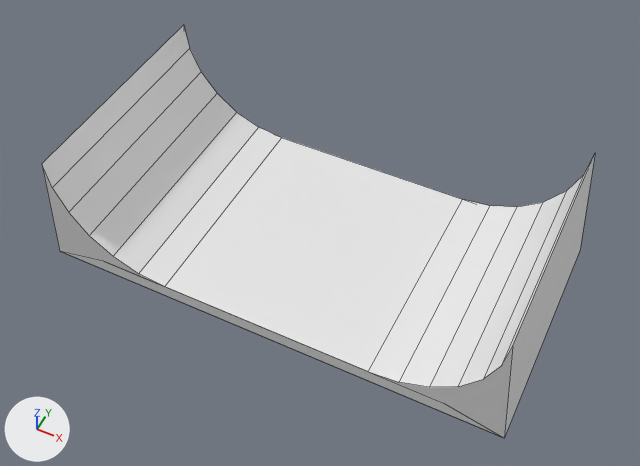
An edit to the Blender file Assets/Resources/materials/tileModels/slope2_prosta.blend, drawn before and after from the same camera.
Before and after are seen from a 50 mm camera at (18.4, -36.8, 47.9) aimed at (0.6, -1.2, 3.3). Lighting does not change. The marker at lower left points along +X, +Y and +Z. The first picture is the older version. Mesh edges are drawn as thin lines. Materials are left out; every surface is plain grey.

The older version as bpy lines, for what is in view:
```python
me_track17_pmd0_mesh_001 = bpy.data.meshes.new('TRACK17.PMD0.mesh.001')
me_track17_pmd0_mesh_001.from_pydata(...)  # 36 vertices, 20 faces; spans x -16.5..16.5, y -8.3..8.3, z 0.0..9.0
# faces by material slot: [2, 12, 2, 4]
me_track17_pmd0_mesh_001.materials.append(mat_trackset00_trk_c1_straight)
me_track17_pmd0_mesh_001.materials.append(mat_trackset00_trk_ubank)
me_track17_pmd0_mesh_001.materials.append(mat_trackset00_trk_ubankback)
me_track17_pmd0_mesh_001.materials.append(mat_trackset00_trk_curb)
me_track17_pmd0_mesh_004 = bpy.data.meshes.new('TRACK17.PMD0.mesh.004')
me_track17_pmd0_mesh_004.from_pydata(...)  # 4 vertices, 1 face; spans x -15.3..17.7, y -8.3, z 0.0..1.0
me_track17_pmd0_mesh_004.materials.append(mat_trackset00_trk_startline)
# before: 0 (17.7, -8.3, 0.0) at pixel (504, 438), 3 (13.7, -8.3, 1.0) at pixel (443, 403)
# before: 1 (-11.3, -8.3, 1.0) at pixel (103, 261), 2 (-15.3, -8.3, 0.0) at pixel (59, 251)
ob_endb = bpy.data.objects.new('endB', me_track17_pmd0_mesh_004)
ob_endb.parent = ob_main
ob_endb.matrix_parent_inverse = Matrix(((1.0, 0.0, 0.0, -0.0000207), (0.0, 1.0, 0.0, 0.0), (0.0, 0.0, 1.0, 0.0), (0.0, 0.0, 0.0, 1.0)))
ob_endb.location = (-1.243, 0.0, 0.0)
ob_main = bpy.data.objects.new('main', me_track17_pmd0_mesh_001)
ob_main.location = (0.0, 0.0, 0.0)
```
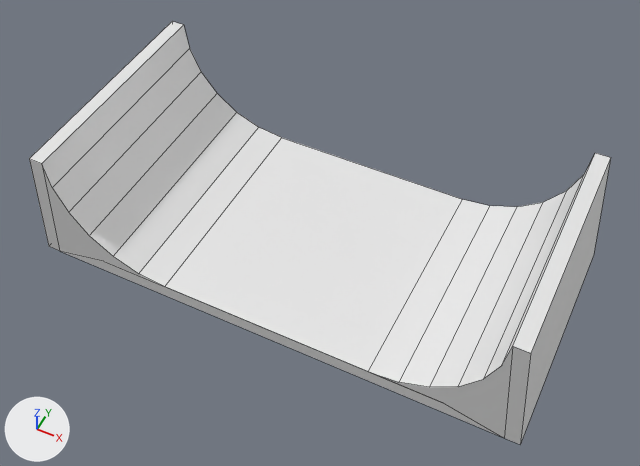
What differs and where, as boxes [x1, y1, x2, y2] in the pictures (640 x 466 px; the box of a moved part takes in the faces that stretch with it):
'main', reshaped: before [42, 25, 595, 438]; after [29, 21, 611, 445]
'endB', reshaped (13% wider, 52% taller): before [61, 251, 504, 438]; after [29, 159, 531, 444]
part 1 of me_track17_pmd0_mesh_001, moved or reshaped: before [370, 346, 513, 437]; after [513, 153, 611, 445]
part 2 of me_track17_pmd0_mesh_001, moved or reshaped: before [42, 165, 160, 285]; after [29, 21, 183, 164]
part 3 of me_track17_pmd0_mesh_004, added: after [370, 346, 531, 444]
part 4 of me_track17_pmd0_mesh_004, added: after [29, 159, 160, 285]

Diff of the bpy script that builds the scene:
```diff
--- a/Assets/Resources/materials/tileModels/slope2_prosta.blend.py
+++ b/Assets/Resources/materials/tileModels/slope2_prosta.blend.py
@@ me_track17_pmd0_mesh_001 @@
-me_track17_pmd0_mesh_001.from_pydata(...)  # 36 vertices, 20 faces; spans x -16.5..16.5, y -8.3..8.3, z 0.0..9.0
+me_track17_pmd0_mesh_001.from_pydata(...)  # 40 vertices, 20 faces; spans x -17.5..17.5, y -8.3..8.3, z 0.0..9.0
+# me_track17_pmd0_mesh_001 part 1: 2 vertices removed from x 12.5, y -8.3..8.3, z 1.0; 4 vertices added at x 16.5..17.5, y -8.3..8.3, z 0.0..9.0
+# me_track17_pmd0_mesh_001 part 2: 2 vertices removed from x -12.5, y -8.3..8.3, z 1.0; 4 vertices added at x -17.5..-16.5, y -8.3..8.3, z 0.0..9.0
@@ me_track17_pmd0_mesh_004 @@
 # used by ob_endb; parent = ob_main; location = (-1.243, 0.0, 0.0)
 # verts and faces of me_track17_pmd0_mesh_004; kept vertices keep their numbers, new ones are numbered from 4
-me_track17_pmd0_mesh_004.from_pydata(...)  # 4 vertices, 1 face; spans x -15.3..17.7, y -8.3, z 0.0..1.0
+me_track17_pmd0_mesh_004.from_pydata(...)  # 22 vertices, 5 faces; spans x -16.3..18.7, y -8.3, z 0.0..9.0
+# me_track17_pmd0_mesh_004 part 3
+verts[4] = (8.8, -8.3, 1.0)  # pixel (368, 371)
+verts[6] = (14.4, -8.3, 3.3)  # pixel (458, 386)
+verts[7] = (12.7, -8.3, 2.1)  # pixel (429, 387)
+verts[8] = (16.5, -8.3, 7.0)  # pixel (501, 365)
+verts[9] = (15.7, -8.3, 5.0)  # pixel (483, 379)
+verts[10] = (16.7, -8.3, 9.0)  # pixel (512, 346)
+verts[11] = (10.8, -8.3, 1.3)  # pixel (398, 382)
+verts[18] = (17.7, -8.3, 9.0)  # pixel (530, 353)
+verts[19] = (18.7, -8.3, 0.0)  # pixel (520, 444)
+faces += [(0, 10, 8, 9, 6, 7, 11, 4, 3), (0, 19, 18, 10)]
+# me_track17_pmd0_mesh_004 part 4
+verts[5] = (-6.3, -8.3, 1.0)  # pixel (164, 286)
+verts[12] = (-11.9, -8.3, 3.3)  # pixel (89, 235)
+verts[13] = (-10.2, -8.3, 2.1)  # pixel (113, 256)
+verts[14] = (-14.0, -8.3, 7.0)  # pixel (52, 187)
+verts[15] = (-13.2, -8.3, 5.0)  # pixel (68, 212)
+verts[16] = (-14.3, -8.3, 9.0)  # pixel (41, 163)
+verts[17] = (-8.3, -8.3, 1.3)  # pixel (138, 273)
+verts[20] = (-15.3, -8.3, 9.0)  # pixel (29, 158)
+verts[21] = (-16.3, -8.3, 0.0)  # pixel (48, 246)
+faces += [(1, 5, 17, 13, 12, 15, 14, 16, 2), (2, 16, 20, 21)]
```
